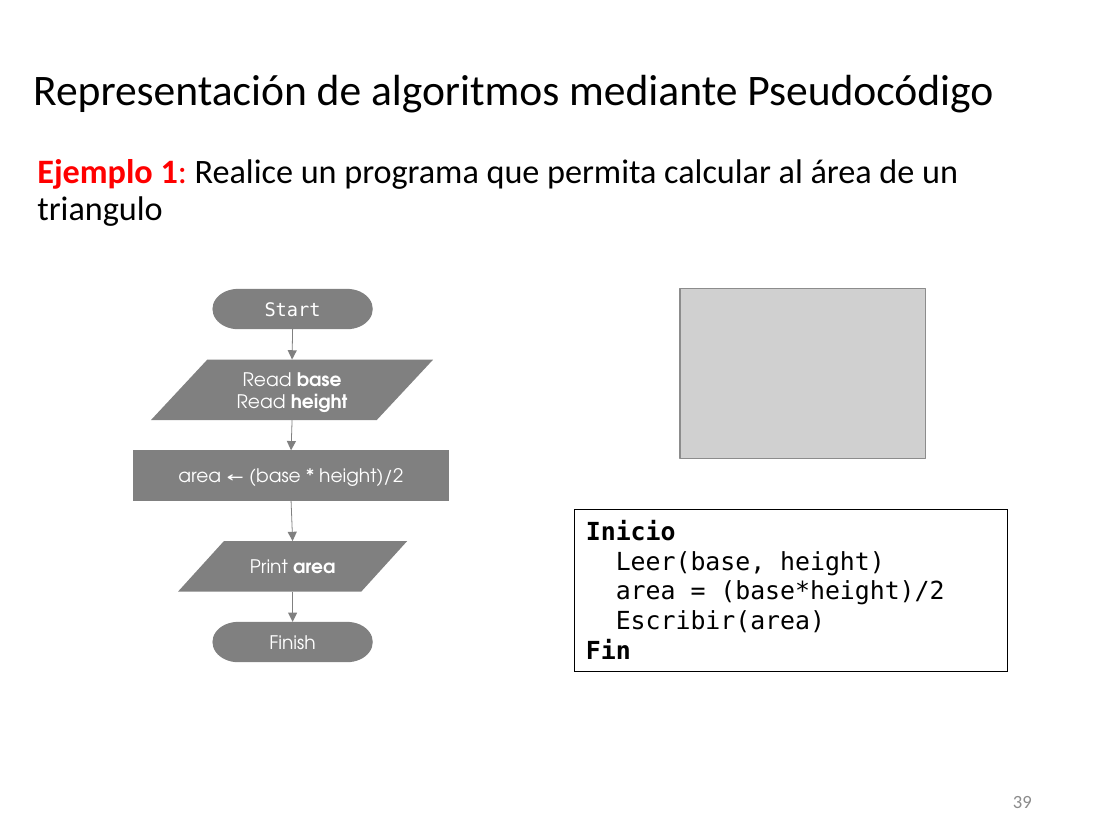
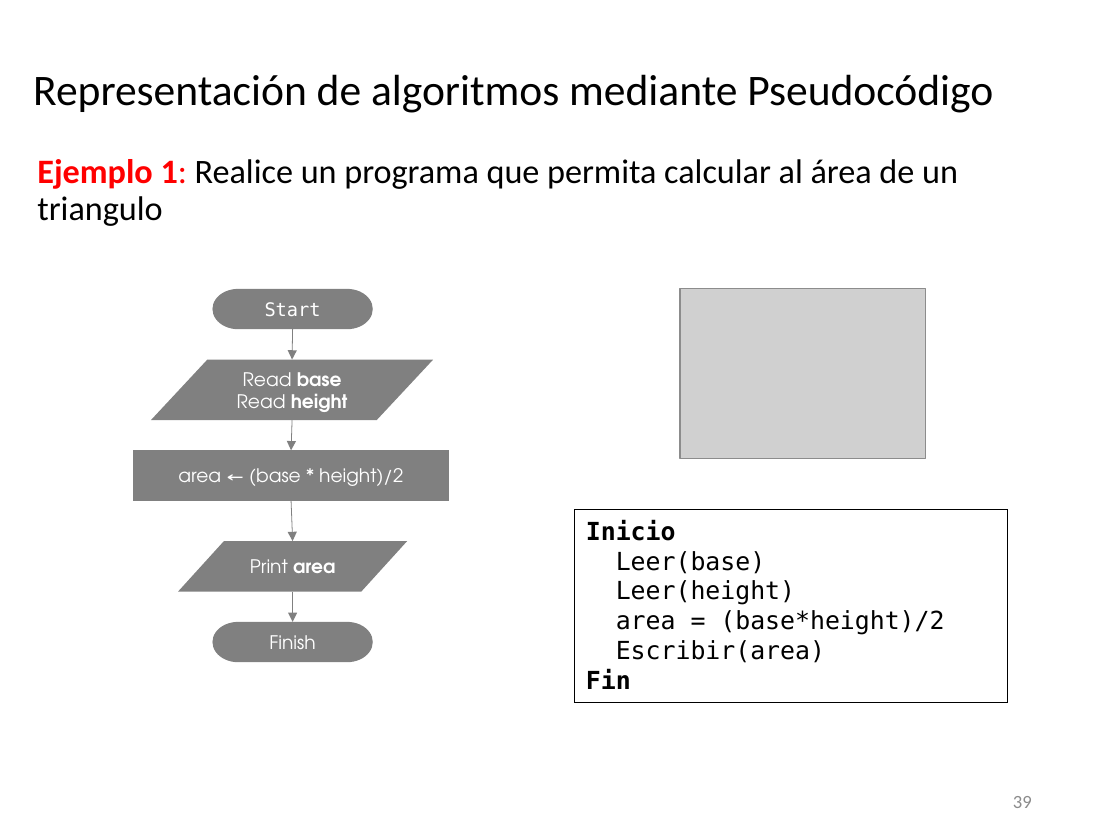
Before and after one commit to algoritmos-UdeA/logica1-20262, a slide deck: slide 39 of clases/2/clase-02.pptx. Drawn at 1120x840 pixels with LibreOffice and Linux fonts; fonts in the diff are those of the drawing; grey boxes stand for pictures. Boxes give left, top, right and bottom in pixels: in the first picture for what was removed or moved away, otherwise in the second. Text is boxed around its words. In the diff, an @@ line names an element or a change of style, - is before the commit and + after.

```diff
--- a/clases/2/clase-02.pptx
+++ b/clases/2/clase-02.pptx
@@ rectangle "Inicio": place and size @@
-rectangle "Inicio" at (575,510,1007,672)
+rectangle "Inicio" at (575,510,1007,702)
@@ text in rectangle at (616,551,795,605): text changed @@
-Leer(base, height)
+Leer(base)
+Leer(height)
```
Also in this commit, not shown: 8 other slides changed, 1 other file.
